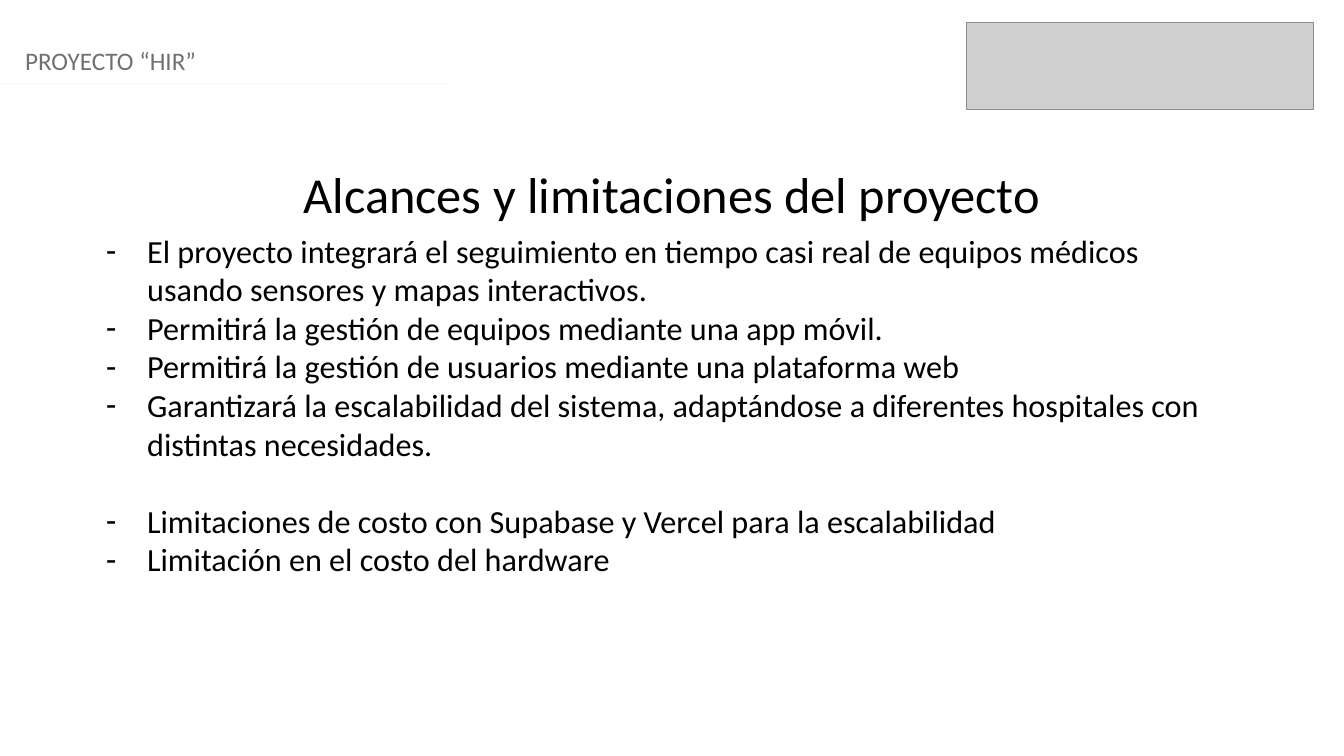
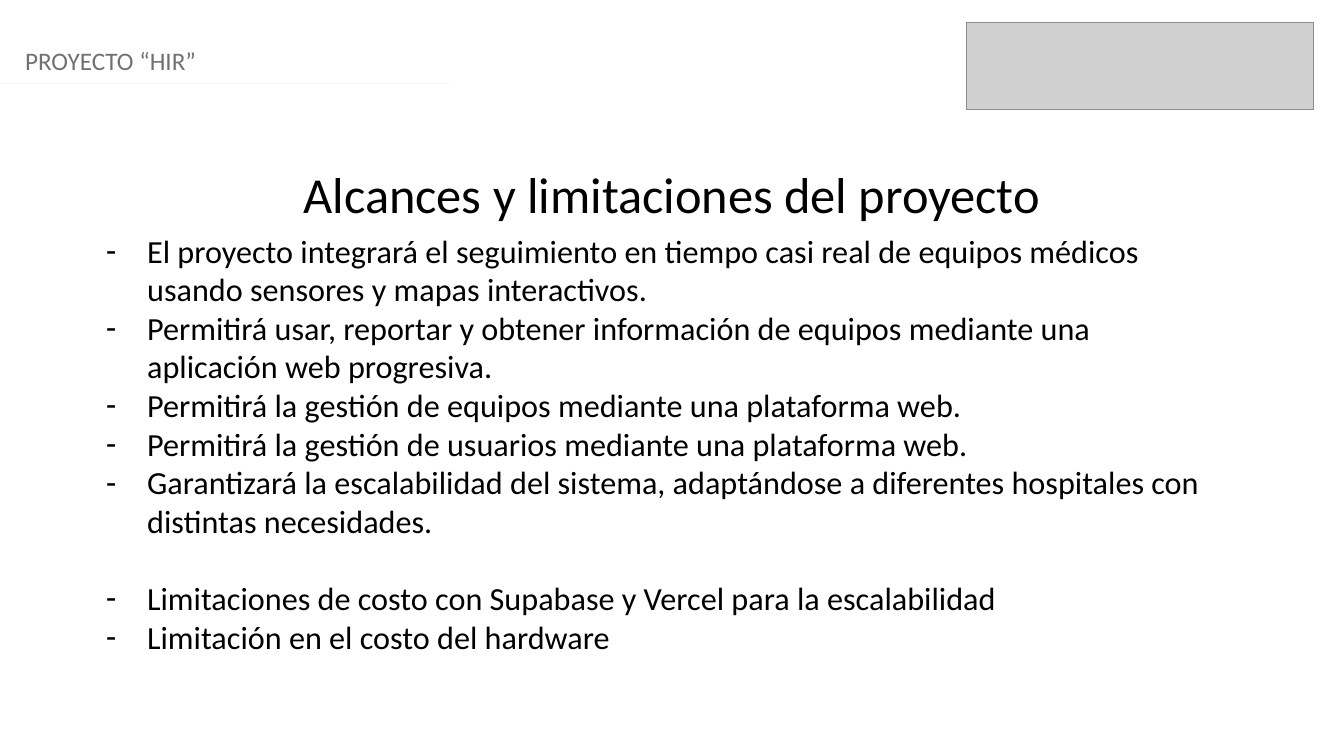
Before and after one commit to The-Shield-Team/documentacion-capstone, a slide deck: slide 5 of Fase_2/Evidencias_Proyecto/Presentación Proyecto.pptx (slide 6 before the commit). Drawn at 1344x756 pixels with LibreOffice and Linux fonts; fonts in the diff are those of the drawing; grey boxes stand for pictures. Boxes give left, top, right and bottom in pixels: in the first picture for what was removed or moved away, otherwise in the second. Text is boxed around its words. In the diff, an @@ line names an element or a change of style, - is before the commit and + after.

```diff
--- a/Fase_2/Evidencias_Proyecto/Presentación Proyecto.pptx
+++ b/Fase_2/Evidencias_Proyecto/Presentación Proyecto.pptx
@@ text at (147,317,1090,462): text changed @@
-– Permitirá la gestión de equipos mediante una app móvil.
-– Permitirá la gestión de usuarios mediante una plataforma web
+– Permitirá usar, reportar y obtener información de equipos mediante una aplicación web progresiva.
+– Permitirá la gestión de equipos mediante una plataforma web.
+– Permitirá la gestión de usuarios mediante una plataforma web.
```
Also in this commit, not shown: 5 other slides changed, 7 slides added, 1 slide removed, 2 other files.
